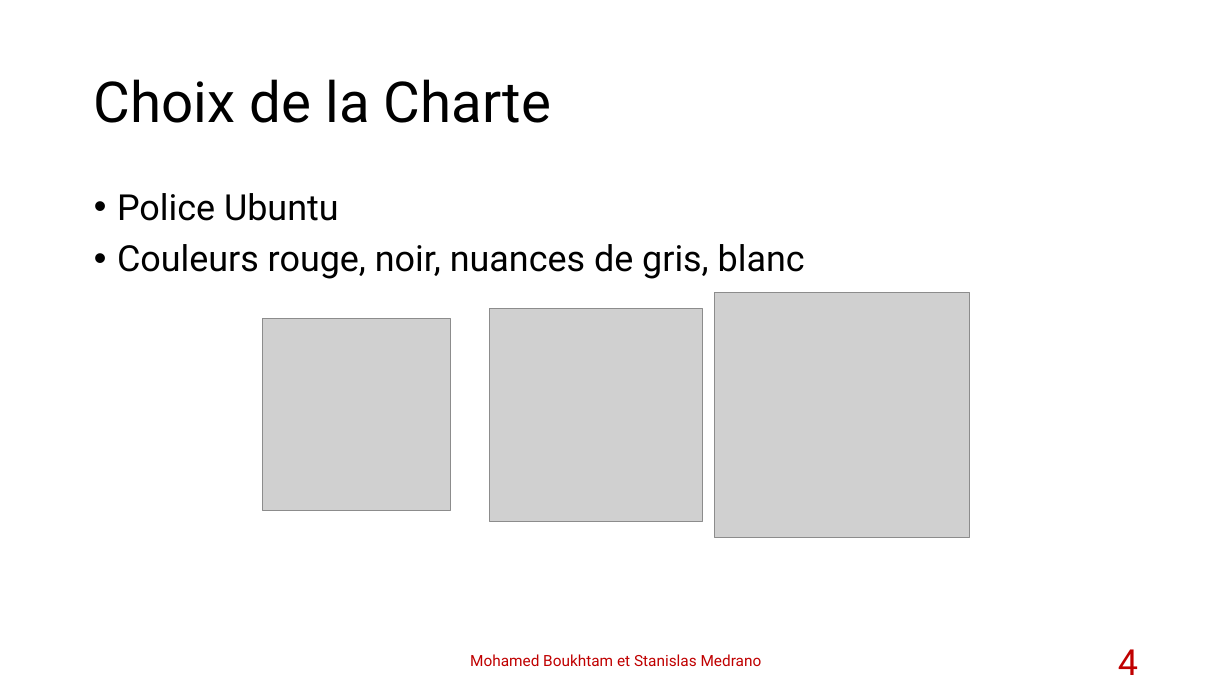
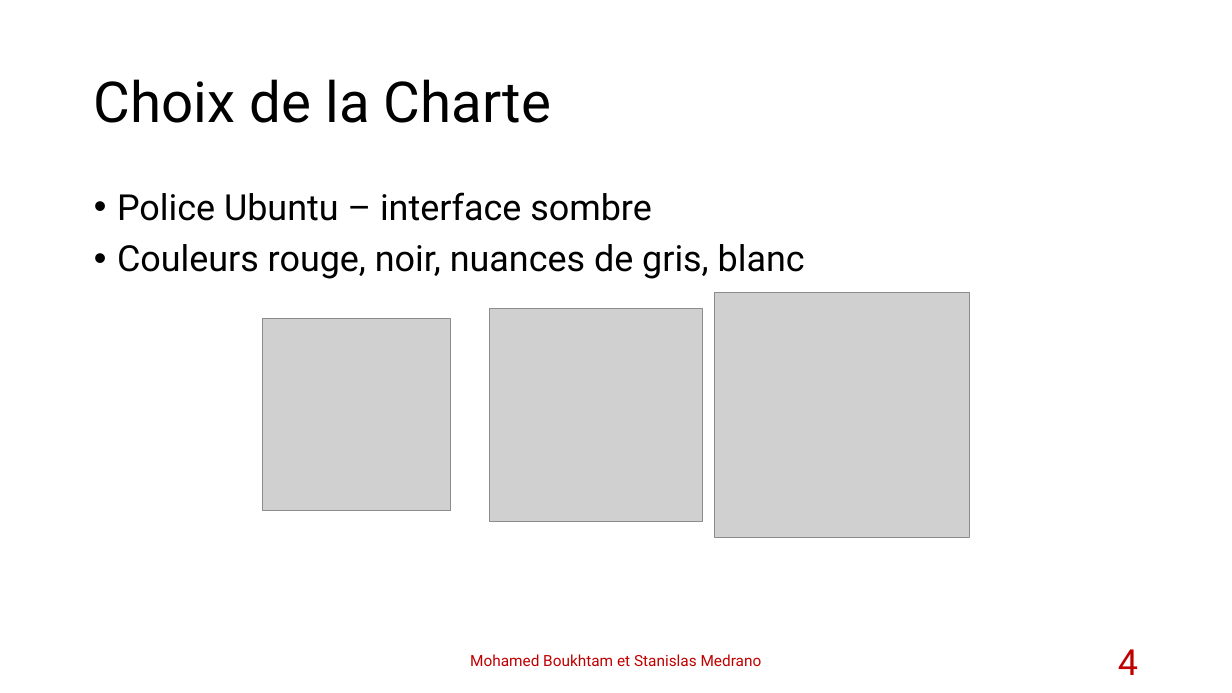
Before and after one commit to stanfrbd/stcodin, a slide deck: slide 4 of documents/Projet_Codin_StanislasMedrano_MohamedBoukhtam.pptx. Drawn at 1232x693 pixels with LibreOffice and Linux fonts; fonts in the diff are those of the drawing; grey boxes stand for pictures; background and template pictures are left out. Boxes give left, top, right and bottom in pixels: in the first picture for what was removed or moved away, otherwise in the second. Text is boxed around its words. In the diff, an @@ line names an element or a change of style, - is before the commit and + after.

```diff
--- a/documents/Projet_Codin_StanislasMedrano_MohamedBoukhtam.pptx
+++ b/documents/Projet_Codin_StanislasMedrano_MohamedBoukhtam.pptx
@@ text at [117, 192, 652, 221]: text changed @@
-• Police Ubuntu
+• Police Ubuntu – interface sombre
```
Also in this commit, not shown: 2 other slides changed, 13 slides added, 4 other files.
